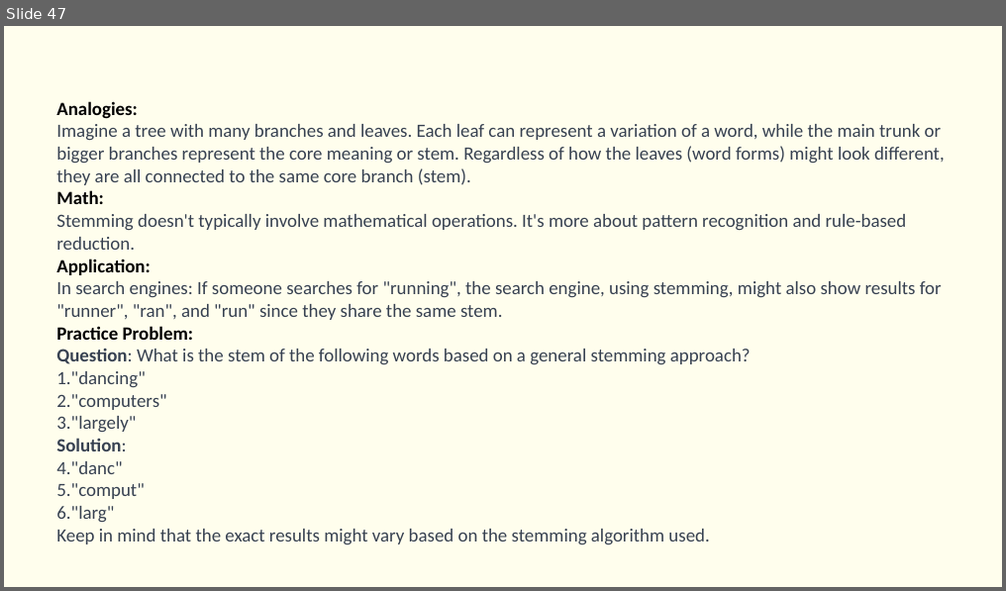
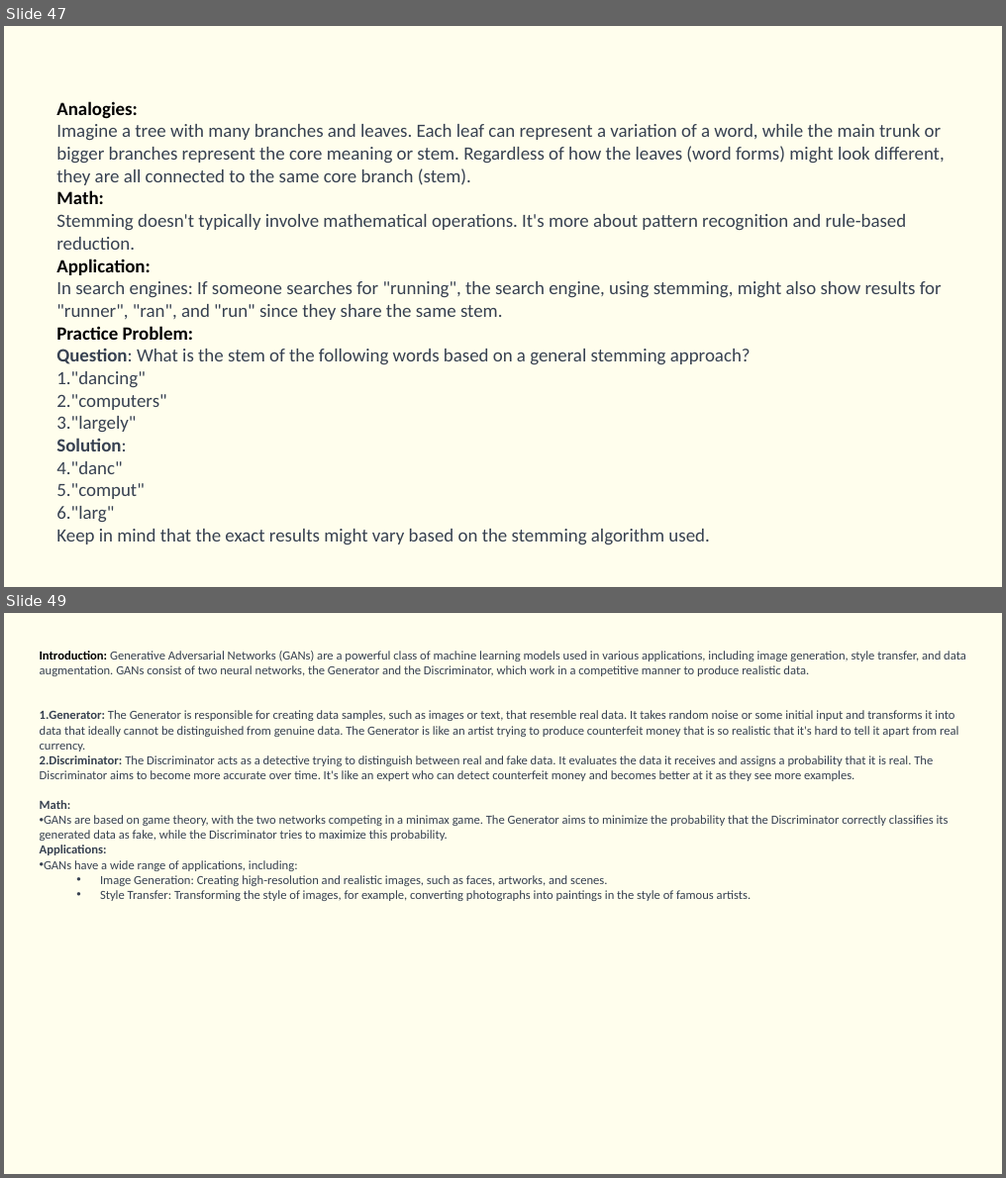
Before and after one commit to Saira55/Machine-Learning-Multiple-Choice-Questions, a slide deck: Machine Learning Quiz Question.pptx. Shown one above the other, each under a label of ours: slide 47 before the commit, slides 47 and 49 after it; the slides between them are not shown. The pictures are 1006x591 and 1006x1178 pixels, drawn with LibreOffice and Linux fonts; fonts in the diff are those of the drawing. Boxes give left, top, right and bottom in pixels: in the first picture for what was removed or moved away, otherwise in the second. Text is boxed around its words. In the diff, an @@ line names an element or a change of style, - is before the commit and + after.

```diff
--- a/Machine Learning Quiz Question.pptx
+++ b/Machine Learning Quiz Question.pptx
@@ slide 49 added at (4,613,1002,1174), background #FFFEED @@
@@ text added at (40,651,966,901), 12 pt, text #374151 @@
+Introduction: Generative Adversarial Networks (GANs) are a powerful class of machine learning models used in various applications, including image generation, style transfer, and data augmentation. GANs consist of two neural networks, the Generator and the Discriminator, which work in a competitive manner to produce realistic data.
+1. Generator: The Generator is responsible for creating data samples, such as images or text, that resemble real data. It takes random noise or some initial input and transforms it into data that ideally cannot be distinguished from genuine data. The Generator is like an artist trying to produce counterfeit money that is so realistic that it's hard to tell it apart from real currency.
+2. Discriminator: The Discriminator acts as a detective trying to distinguish between real and fake data. It evaluates the data it receives and assigns a probability that it is real. The Discriminator aims to become more accurate over time. It's like an expert who can detect counterfeit money and becomes better at it as they see more examples.
+Math:
+• GANs are based on game theory, with the two networks competing in a minimax game. The Generator aims to minimize the probability that the Discriminator correctly classifies its generated data as fake, while the Discriminator tries to maximize this probability.
+Applications:
+• GANs have a wide range of applications, including:
+  • Image Generation: Creating high-resolution and realistic images, such as faces, artworks, and scenes.
+  • Style Transfer: Transforming the style of images, for example, converting photographs into paintings in the style of famous artists.
```
Also in this commit, not shown: 2 other slides added.
